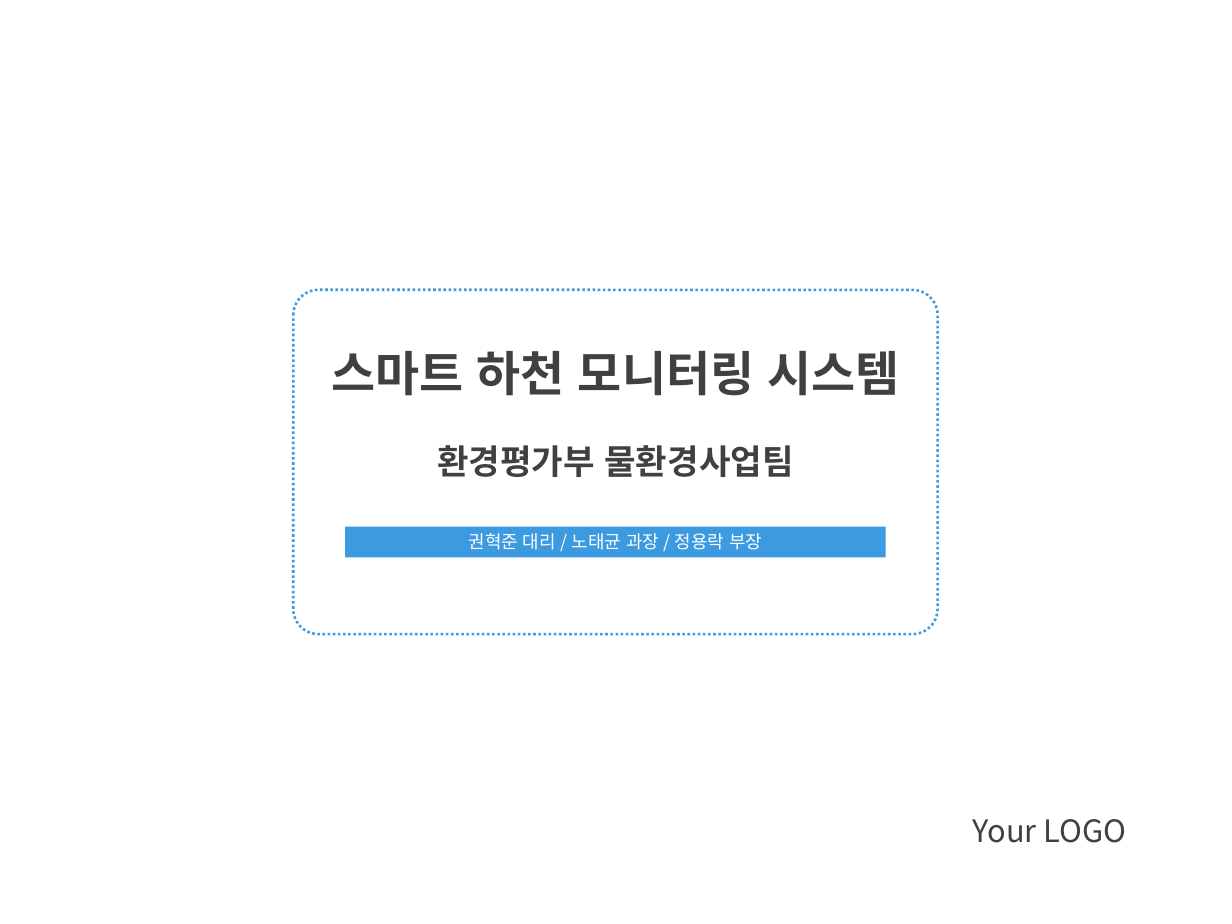
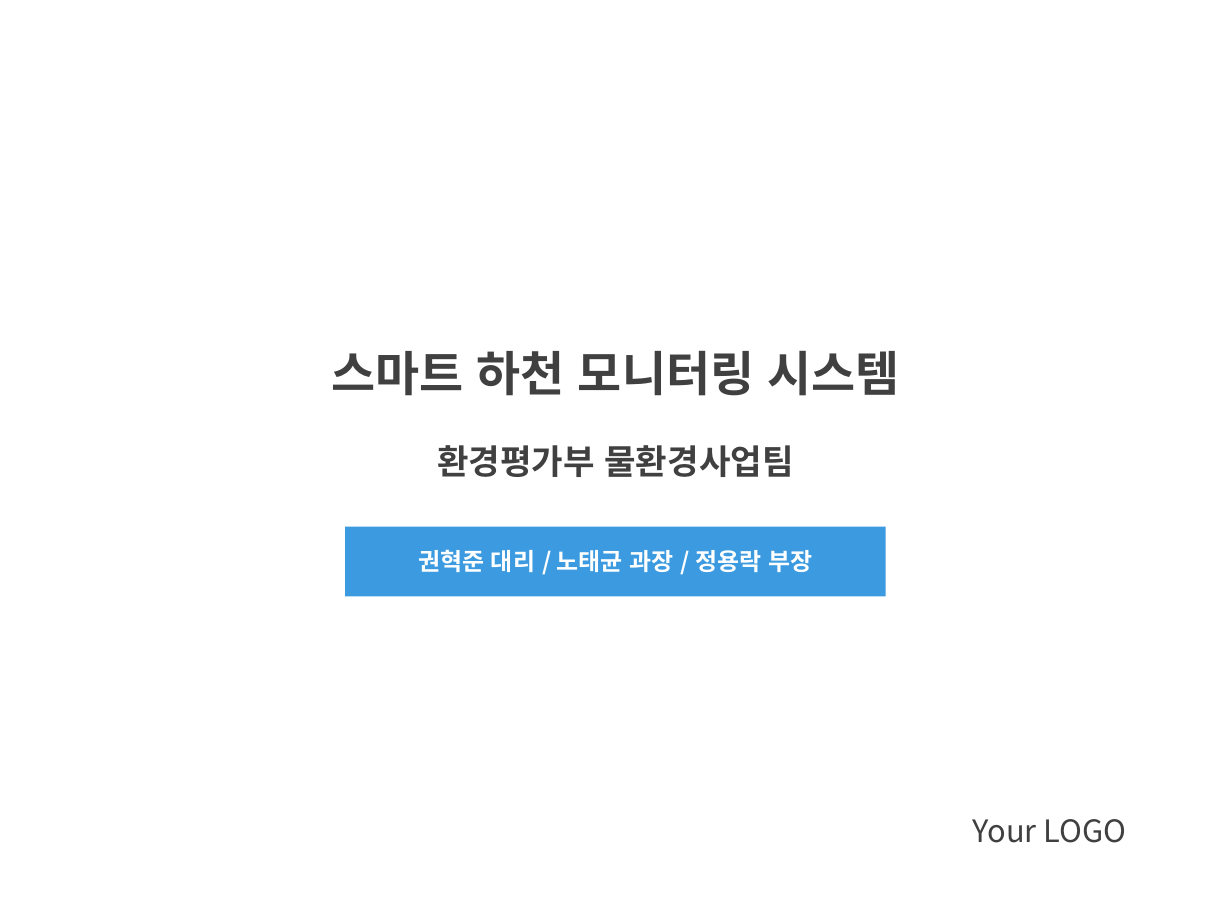
Before and after one commit to khenv0005-hue/kunhwa, a slide deck: slide 1 of 발표 이걸로.pptx. Drawn at 1232x924 pixels with LibreOffice and Linux fonts; fonts in the diff are those of the drawing. Boxes give left, top, right and bottom in pixels: in the first picture for what was removed or moved away, otherwise in the second. Text is boxed around its words. In the diff, an @@ line names an element or a change of style, - is before the commit and + after.

```diff
--- a/발표 이걸로.pptx
+++ b/발표 이걸로.pptx
@@ rounded rectangle removed at <box>293,290,938,634</box> @@
@@ rectangle: place and size @@
-rectangle at <box>345,526,886,557</box>
+rectangle at <box>345,526,886,596</box>
@@ text "권혁준 대리 / 노태균 과장 ...": place and size @@
-text "권혁준 대리 / 노태균 과장 ..." at <box>469,533,762,550</box>
+text "권혁준 대리 / 노태균 과장 ..." at <box>418,549,812,572</box>
@@ text "권혁준 대리 / 노태균 과장 ..." at <box>418,549,812,572</box>: size 10.5 to 14 pt, bold on @@
```
Also in this commit, not shown: 6 other slides changed, 1 slide added, 3 slides removed.
